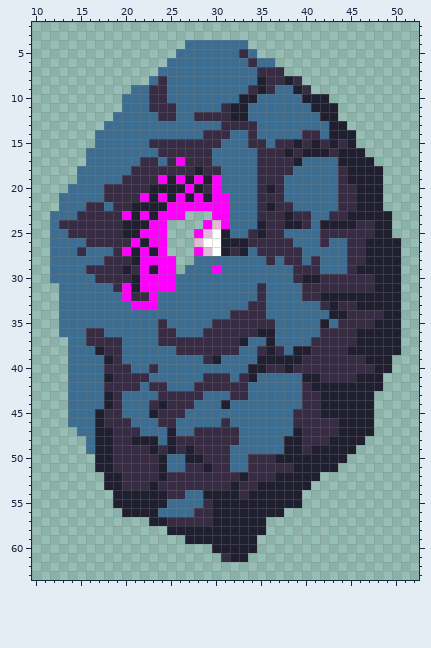
Edited in one commit: pixel-art sprite (Sprites/Characters/Small_enemy_windup/Small_enemy_windup_Full2.png). Above is the file before it was changed.
The file is 64x64 pixels. Shown: x 10..52, y 2..63.
Now the later version:
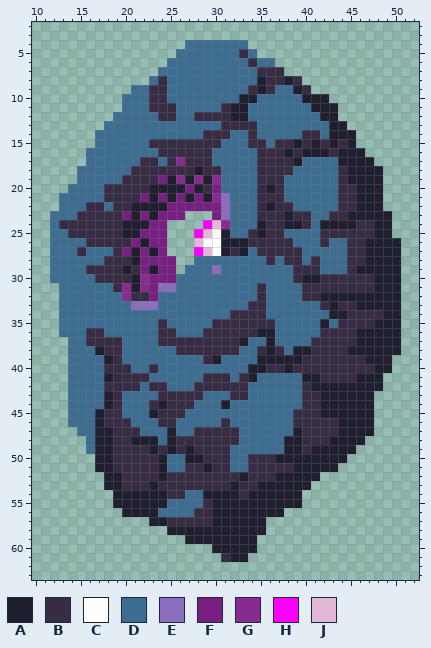
Palette (. is transparent): A #1f1f30  B #372c43  C #ffffff  D #3d6e91  E #8a6ebd  F #781f82  G #872c8e  H #ff00ff  J #e3b8d6
Edits made:
@@ x 18..33 @@
 16 DDDDDDBBBBBBDDDD
-17 DDDDBBDBHBBBDDDD
+17 DDDDBBDBGBBBDDDD
 18 DDDBBBBBBBABBDDD
-19 DDBBBBHAHAHAHDDD
-20 BBBBBAAAAHABHDDD
-21 BBBBHAHAHAHAHHDD
-22 DBBAAAAHHHHHHHDD
-23 BBHAHAHHH...HHDD
-24 BBAAAHH....HJHDD
-25 BBAAHHH...HJCADD
-26 BBBHAHH...JCCAAA
-27 DBHAHAH...HJCABA
-28 BBBAHHHH..DDDDDD
-29 BBABHAHH.DDDHDDD
-30 BBBAHHHHDDDDDDDD
-31 DBHAHHHHDDDDDDDD
-32 DDHBBHDDDDDDDDDD
-33 DDDHHHDDDDDDDDDD
+19 DDBBBBFAGAGAGDDD
+20 BBBBBAAAAFABFDDD
+21 BBBBFAFAFAFAGEDD
+22 DBBAAAAFFFFFFEDD
+23 BBFAFAFFF...FEDD
+24 BBAAAFF....HJGDD
+25 BBAAFFF...HJCADD
+26 BBBFAFF...JCCAAA
+27 DBFAFAF...HJCABA
+28 BBBAFFFF..DDDDDD
+29 BBABFAFF.DDDEDDD
+30 BBBAGFFFDDDDDDDD
+31 DBGAGFEEDDDDDDDD
+32 DDGBBFDDDDDDDDDD
+33 DDDEEEDDDDDDDDDD
 34 DDDDDDDDDDDDDDBB
Pixel boxes of the changes (left, top, right, bottom) in both pictures:
changed: (122, 157, 230, 310)
